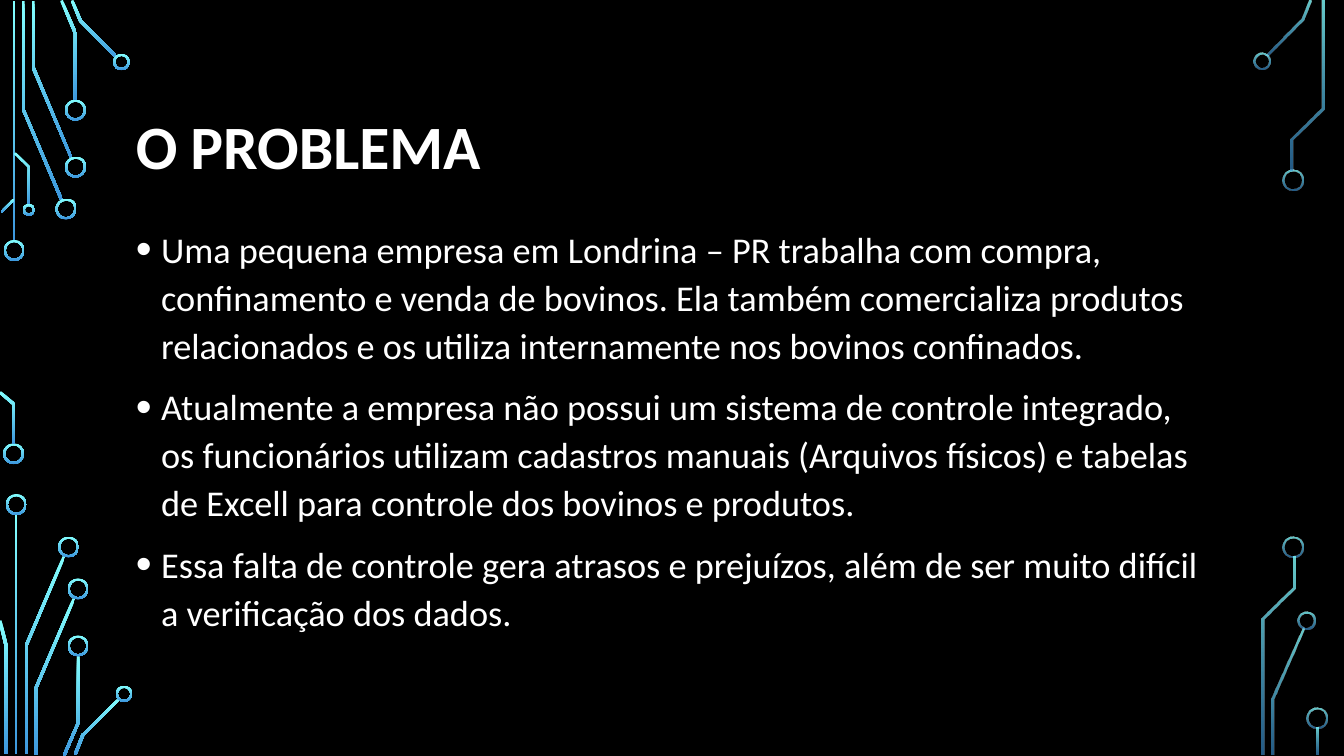
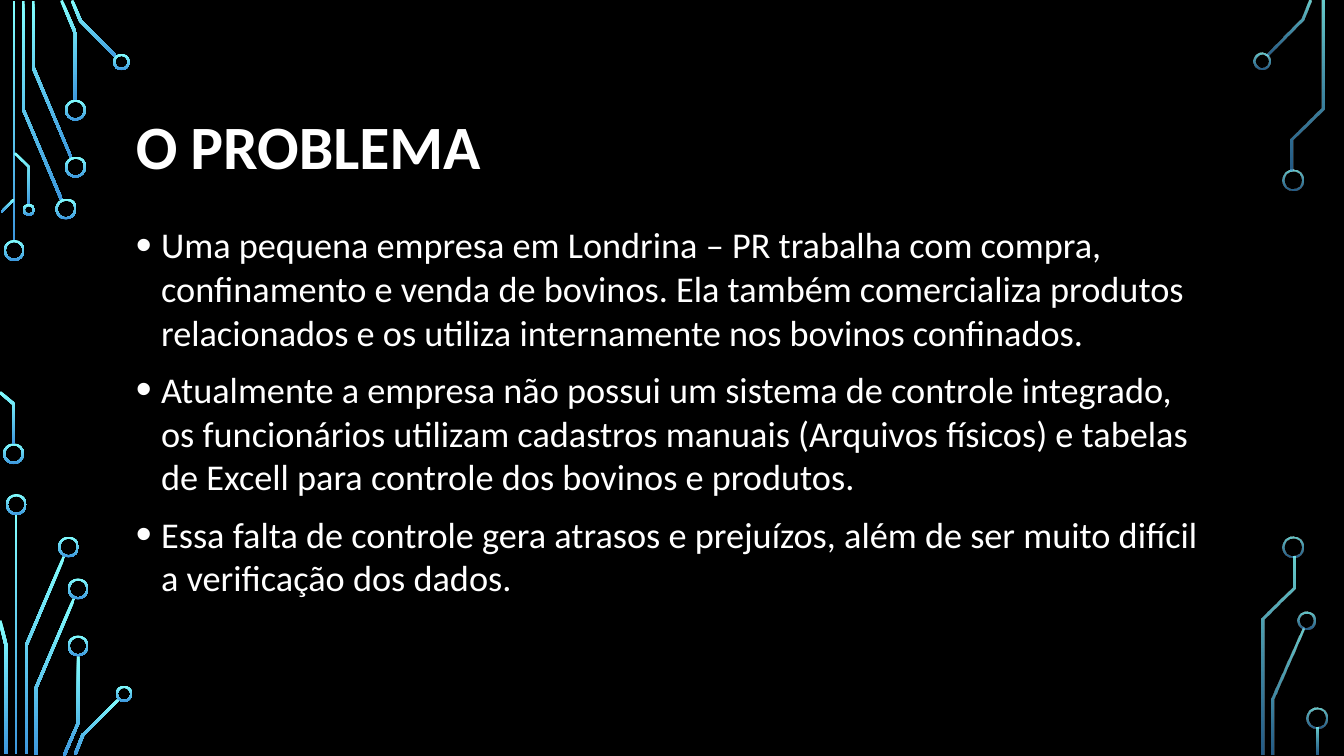
Before and after one commit to chav1985/GerenciamentoBovinos, a slide deck: slide 2 of GerenciamentoBovinos/Documentação/Apresentação/SISTEMA DE GERENCIAMENTO DE BOVINOS.pptx. Drawn at 1344x756 pixels with LibreOffice and Linux fonts; fonts in the diff are those of the drawing; background and template pictures are left out. Boxes give left, top, right and bottom in pixels: in the first picture for what was removed or moved away, otherwise in the second. Text is boxed around its words. In the diff, an @@ line names an element or a change of style, - is before the commit and + after.

```diff
--- a/GerenciamentoBovinos/Documentação/Apresentação/SISTEMA DE GERENCIAMENTO DE BOVINOS.pptx
+++ b/GerenciamentoBovinos/Documentação/Apresentação/SISTEMA DE GERENCIAMENTO DE BOVINOS.pptx
@@ text "Uma pequena empresa em Londrina ..." at (x1=161, y1=232, x2=1197, y2=597): line spacing 1.1 to 1 @@
```
Also in this commit, not shown: 1 other slide changed, 1 slide added, 4 other files.
